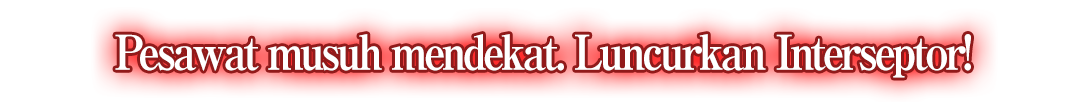
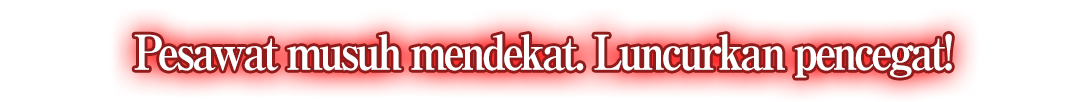
Layers edited between the first and the second 1086 x 102 image:
painted on "Enemy not Found..." over [115, 34, 971, 78]
